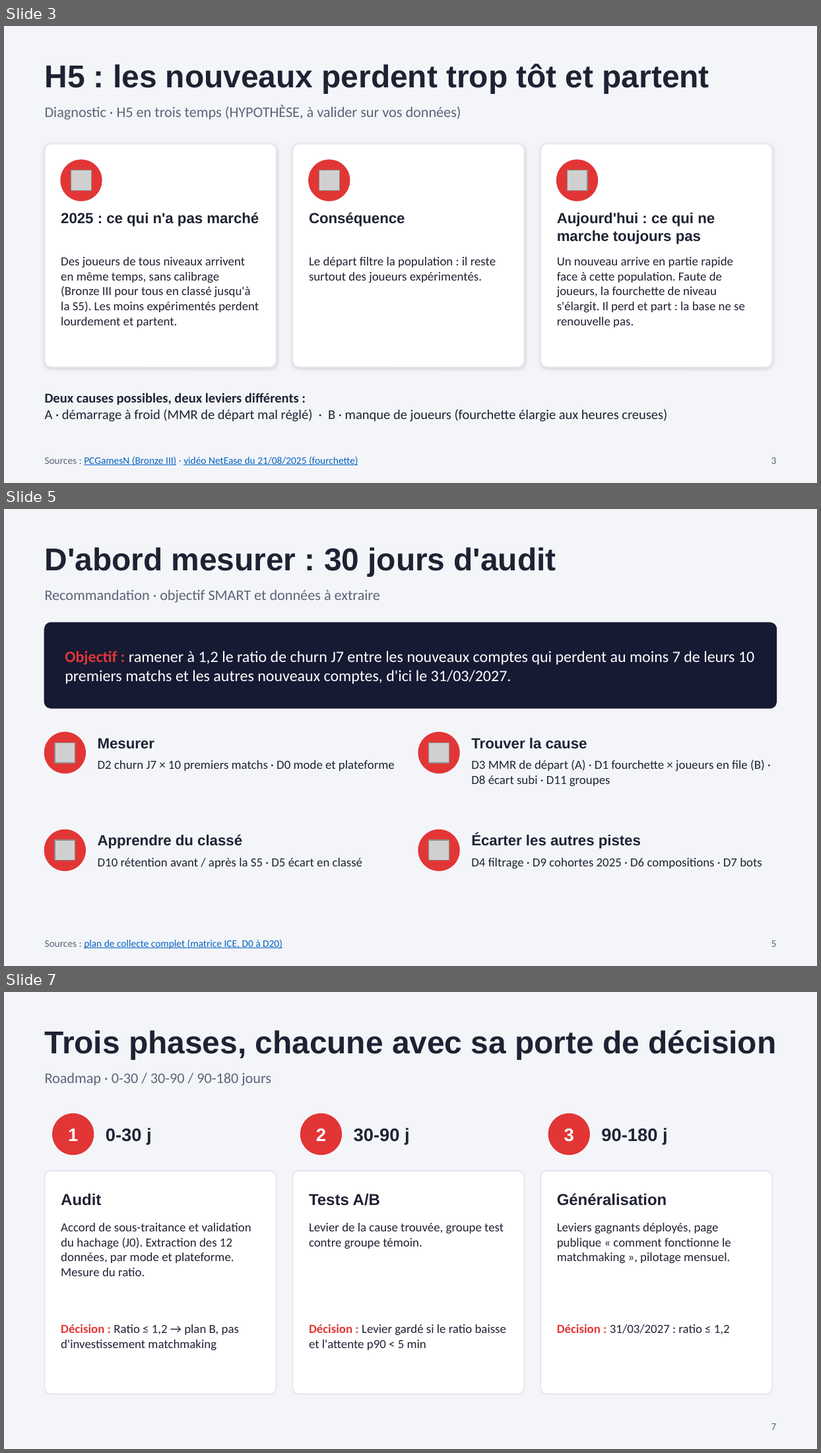
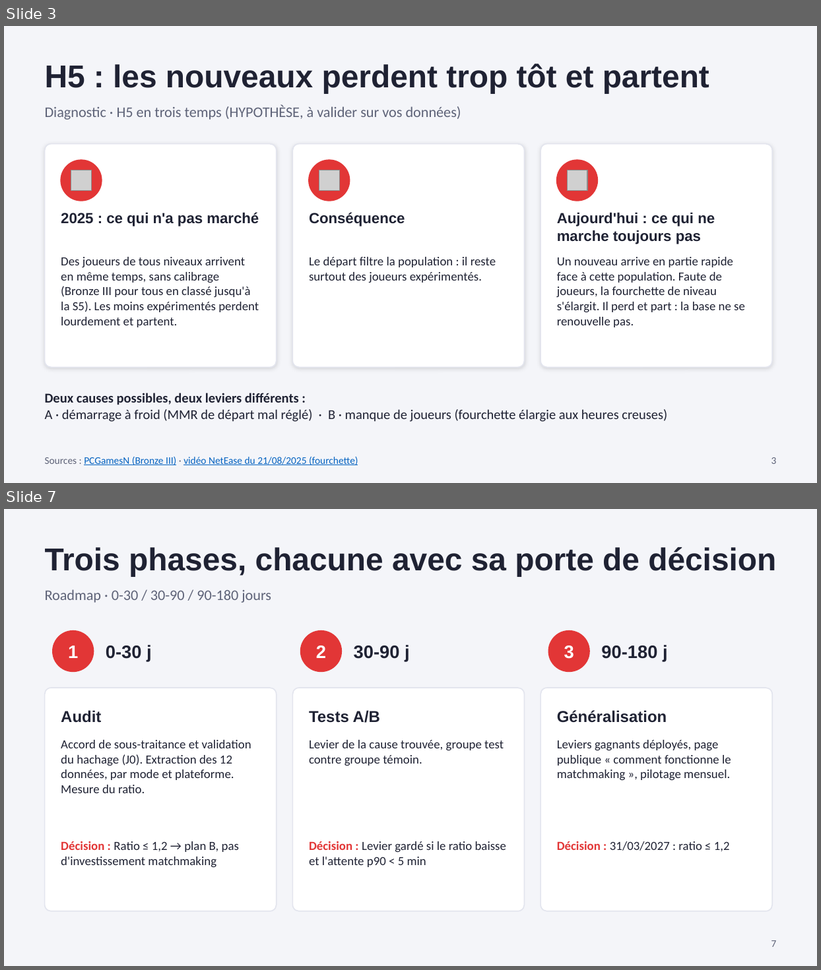
Before and after one commit to noeantoniov1-crypto/SOCIO, a slide deck: docs/presentation/pitch_marvel_rivals_netease.pptx. Shown one above the other, each under a label of ours: slides 3, 5 and 7 before the commit, slides 3 and 7 after it; the slides between them are not shown. The pictures are 821x1453 and 821x970 pixels, drawn with LibreOffice and Linux fonts; fonts in the diff are those of the drawing; grey boxes stand for pictures. Boxes give left, top, right and bottom in pixels: in the first picture for what was removed or moved away, otherwise in the second. Text is boxed around its words. In the diff, an @@ line names an element or a change of style, - is before the commit and + after.

```diff
--- a/docs/presentation/pitch_marvel_rivals_netease.pptx
+++ b/docs/presentation/pitch_marvel_rivals_netease.pptx
@@ slide 5 removed at box(4, 509, 817, 966), background #F4F5F9 @@
@@ text removed at box(45, 547, 556, 576) @@
-D'abord mesurer : 30 jours d'audit
@@ text removed at box(45, 590, 380, 603) @@
-Recommandation · objectif SMART et données à extraire
@@ rounded rectangle removed at box(45, 623, 776, 708) @@
@@ text removed at box(65, 651, 754, 684) @@
-Objectif : ramener à 1,2 le ratio de churn J7 entre les nouveaux comptes qui perdent au moins 7 de leurs 10 premiers matchs et les autres nouveaux comptes, d'ici le 31/03/2027.
@@ ellipse removed at box(45, 733, 85, 773) @@
@@ picture removed at box(54, 743, 75, 764) @@
@@ text removed at box(98, 738, 154, 749) @@
-Mesurer
@@ ellipse removed at box(418, 733, 459, 773) @@
@@ picture removed at box(428, 743, 449, 764) @@
@@ text removed at box(471, 738, 587, 749) @@
-Trouver la cause
@@ text removed at box(98, 760, 395, 771) @@
-D2 churn J7 × 10 premiers matchs · D0 mode et plateforme
@@ text removed at box(471, 760, 765, 786) @@
-D3 MMR de départ (A) · D1 fourchette × joueurs en file (B) · D8 écart subi · D11 groupes
@@ ellipse removed at box(45, 830, 85, 871) @@
@@ picture removed at box(54, 841, 75, 861) @@
@@ text removed at box(98, 834, 242, 849) @@
-Apprendre du classé
@@ ellipse removed at box(418, 830, 459, 871) @@
@@ picture removed at box(428, 841, 449, 861) @@
@@ text removed at box(471, 834, 641, 849) @@
-Écarter les autres pistes
@@ text removed at box(98, 858, 362, 869) @@
-D10 rétention avant / après la S5 · D5 écart en classé
@@ text removed at box(471, 858, 762, 869) @@
-D4 filtrage · D9 cohortes 2025 · D6 compositions · D7 bots
@@ text removed at box(45, 940, 283, 949) @@
-Sources : plan de collecte complet (matrice ICE, D0 à D20)
@@ text removed at box(772, 941, 777, 947) @@
-5
```
Also in this commit, not shown: 4 slides changed, 1 slide added, 1 other slide removed, 2 other files.
